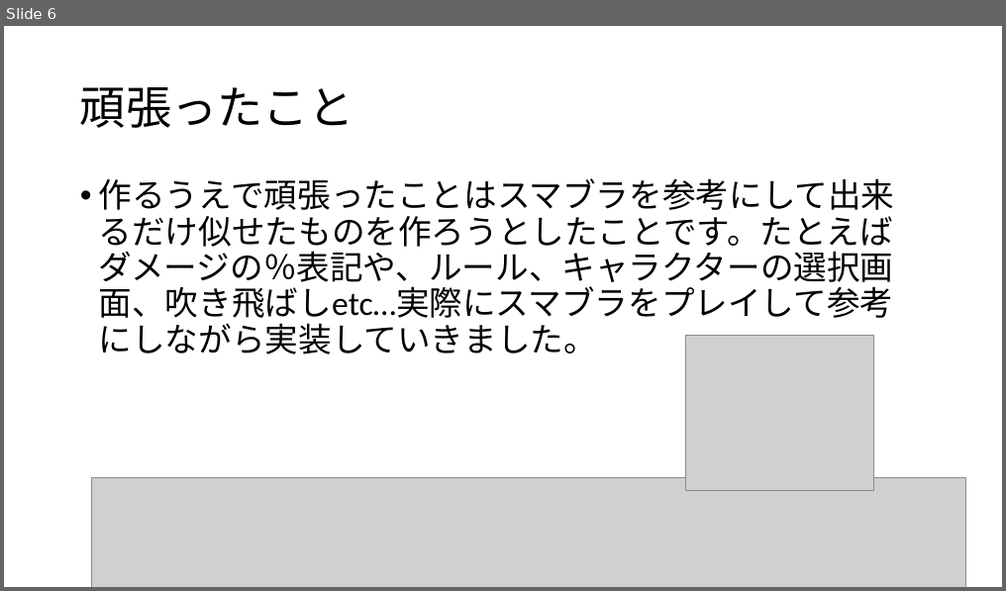
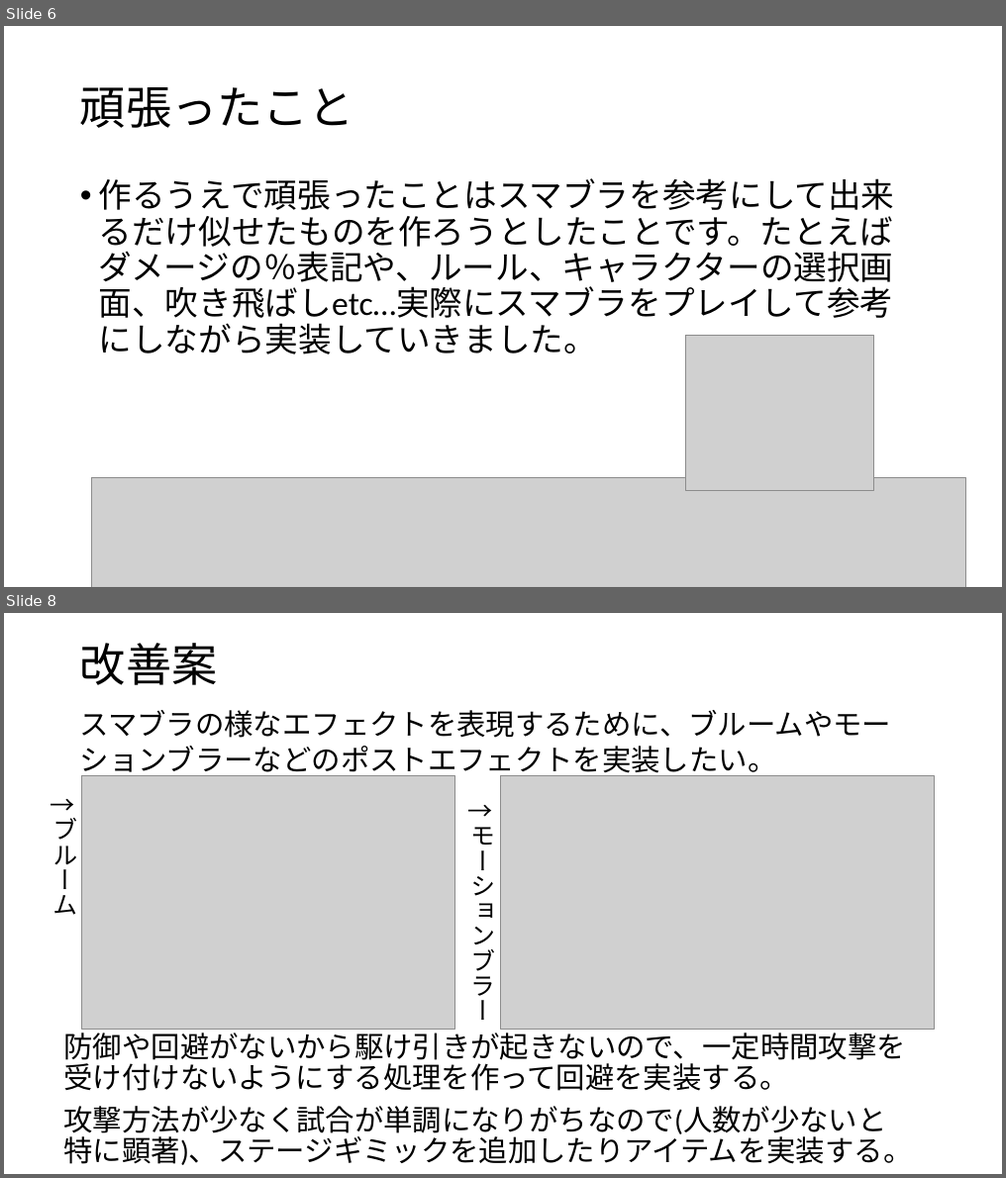
Before and after one commit to flanbel/Decide2, a slide deck: PowerPoint/ゲーム内容、操作説明(お仕事フェスタ用).pptx. Shown one above the other, each under a label of ours: slide 6 before the commit, slides 6 and 8 after it; the slides between them are not shown. The pictures are 1006x591 and 1006x1178 pixels, drawn with LibreOffice and Linux fonts; fonts in the diff are those of the drawing; grey boxes stand for pictures. Boxes give left, top, right and bottom in pixels: in the first picture for what was removed or moved away, otherwise in the second. Text is boxed around its words. In the diff, an @@ line names an element or a change of style, - is before the commit and + after.

```diff
--- a/PowerPoint/ゲーム内容、操作説明(お仕事フェスタ用).pptx
+++ b/PowerPoint/ゲーム内容、操作説明(お仕事フェスタ用).pptx
@@ slide 8 added at [4,613,1002,1174], background #FFFFFF @@
@@ title added at [80,643,218,685], 44 pt, text #000000 @@
+改善案
@@ text added at [80,710,891,778], 28 pt, text #000000 @@
+スマブラの様なエフェクトを表現するために、ブルームやモーションブラーなどのポストエフェクトを実装したい。
@@ picture added at [82,775,455,1029] @@
@@ picture added at [500,775,934,1029] @@
@@ text added at [54,818,78,915], 24 pt, text #000000 @@
+↑ブルーム
@@ text added at [471,827,496,1020], 24 pt, text #000000 @@
+↑モーションブラー
@@ text added at [64,1028,913,1165], 28 pt, text #000000 @@
+防御や回避がないから駆け引きが起きないので、一定時間攻撃を受け付けないようにする処理を作って回避を実装する。
+攻撃方法が少なく試合が単調になりがちなので(人数が少ないと特に顕著)、ステージギミックを追加したりアイテムを実装する。
```
Also in this commit, not shown: 1 other slide added, 7 other files.
